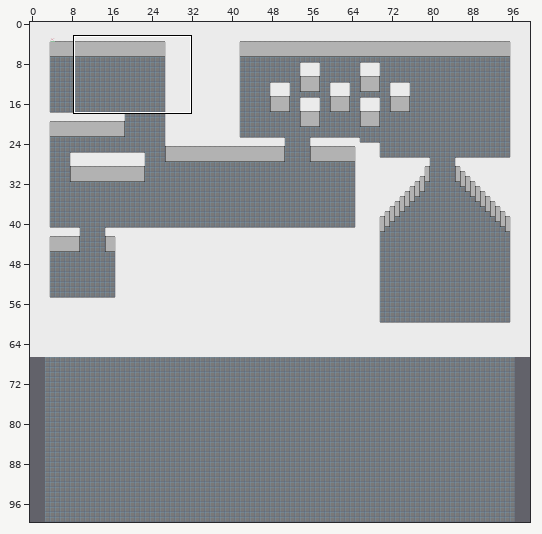
Two versions of a level (Tiled map, GalacticPestControl/Assets/Resources/Maps/TestMap.tmx). The first picture is a wide view before the edit; the outline marks the close-up.
Close-up. Before the commit:
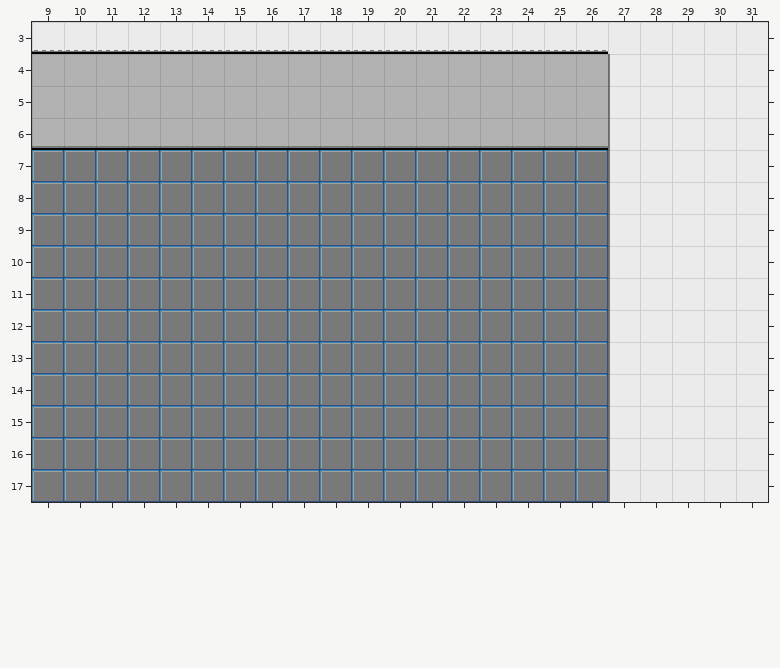
Cells are 32x32 px. Shown: x 9..31, y 3..17.
The result:
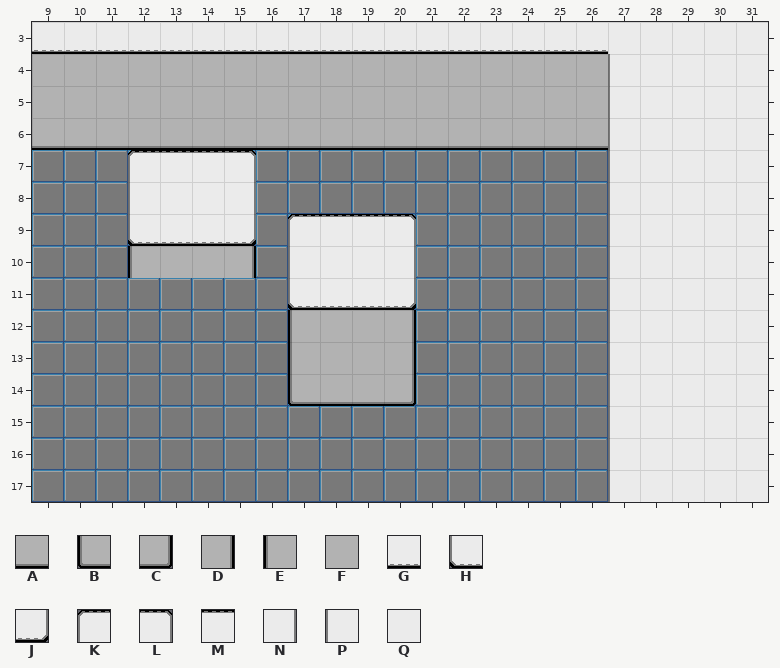
Key: from "Tileset": A 1, B 2, C 3, D 4, E 5, F 6, G 7, H 8, J 9, K 10, L 11, M 12, N 16, P 17, Q 18.
_ is an empty cell.
From old to new:
Layer "1":
Tile A now appears in row 14 at x 18 to 19.
Tile B now appears in row 14 at x 17.
Tile C now appears in row 14 at x 20.
Layer "2":
Tile D now appears in row 13 at x 20.
Tile E now appears in row 13 at x 17.
Tile F now appears in row 13 at x 18 to 19.
Layer "3":
Tile D now appears in row 10 at x 15; in row 12 at x 20.
Tile E now appears in row 10 at x 12; in row 12 at x 17.
Tile F now appears in row 10 at x 13 to 14; in row 12 at x 18 to 19.
Tile G now appears in row 9 at x 13 to 14; in row 11 at x 18 to 19.
Tile H now appears in row 9 at x 12; in row 11 at x 17.
Tile J now appears in row 9 at x 15; in row 11 at x 20.
Tile K now appears in row 7 at x 12; in row 9 at x 17.
Tile L now appears in row 7 at x 15; in row 9 at x 20.
Tile M now appears in row 7 at x 13 to 14; in row 9 at x 18 to 19.
Tile N now appears in row 8 at x 15; in row 10 at x 20.
Tile P now appears in row 8 at x 12; in row 10 at x 17.
Tile Q now appears in row 8 at x 13 to 14; in row 10 at x 18 to 19.
Boxes around the changes in both close-ups, in picture pixels (x1, y1, x2, y2):
added: (128, 150, 256, 278)
added: (288, 214, 416, 406)
